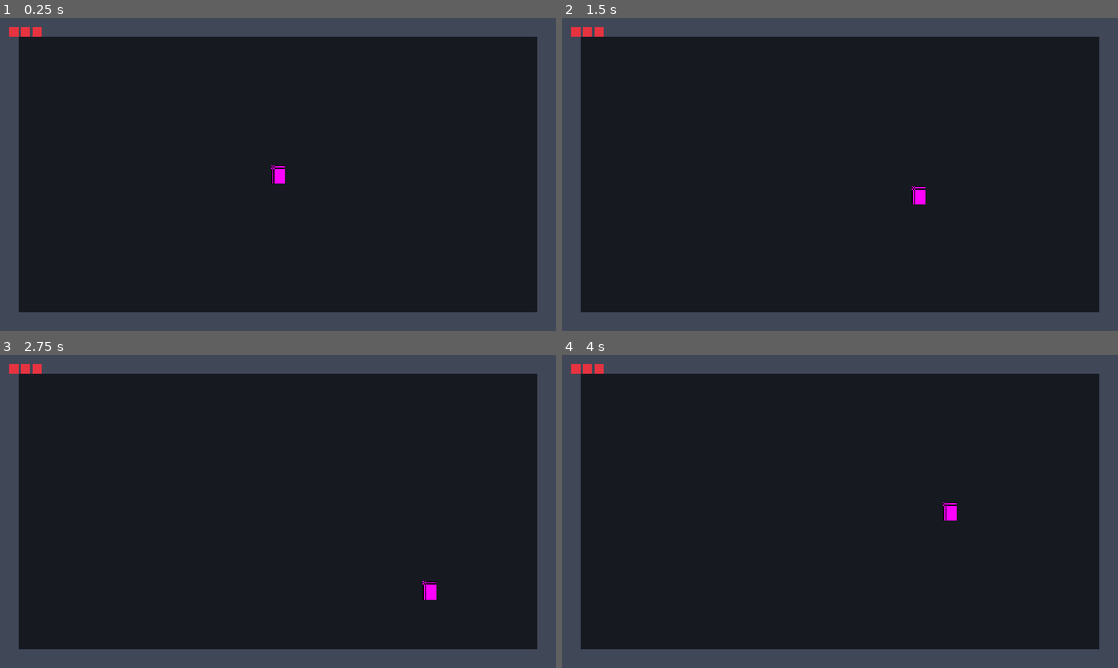
Above: before the commit, frames 1-4 (two rows, left to right).
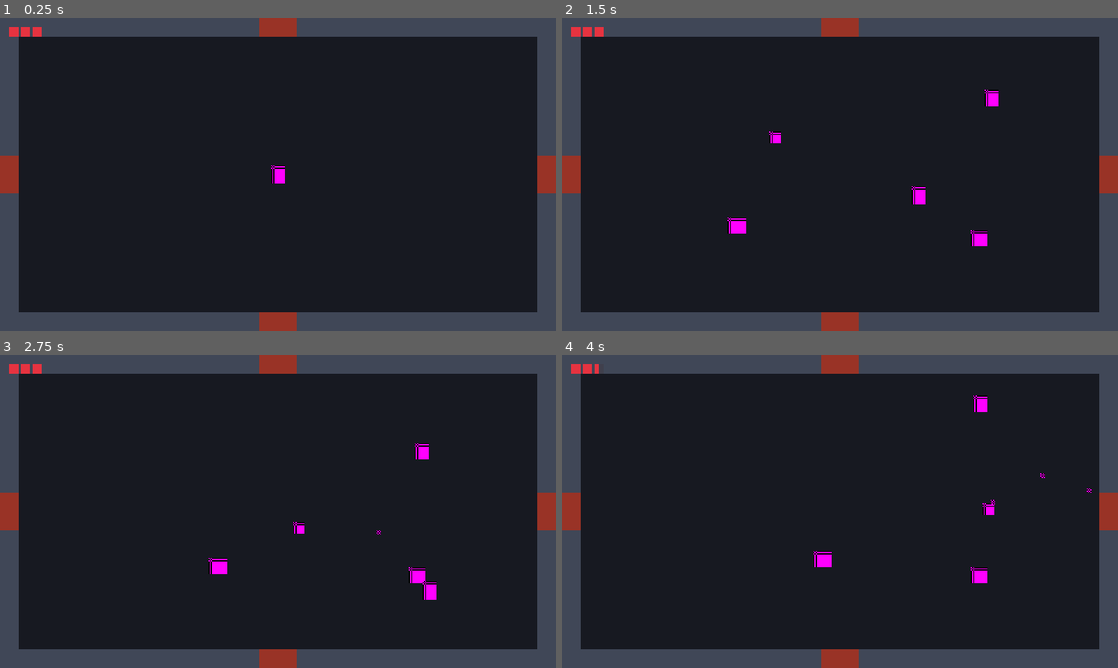
Above: after the commit, the same moments.

Repository: jaredoka/pale-orbit
Game: Godot game, scene res://scenes/main/Main.tscn
Two runs of this game, one before a commit and one after it. Both use one fixed random seed, a clock stepped at 60 frames per second and the inputs below.
Inputs:
- Up to frame 1 (0.25 s): no input
- Up to frame 2 (1.5 s): hold D (move_right) 0.53-1.28 s; hold S (move_down) from 1.28 s (still down)
- Up to frame 3 (2.75 s): release S (move_down) at 2.03 s; hold D (move_right) from 2.03 s (still down)
- Up to frame 4 (4 s): release D (move_right) at 2.78 s; hold W (move_up) 2.78-3.53 s; hold A (move_left) from 3.53 s (still down)

The runs differ from the first frame. In frame 1, 1.6% of the frame differs, in the area x 0-100%, y 0-100%; in frame 2, 2.2%; in frame 3, 2.2%; in frame 4, 2.4%.

Commit message:
T10: Room/Door lock-clear cycle, spawn markers, cleared registry; retire TestRoom
Co-Authored-By: Claude Fable 5 <noreply@anthropic.com>

Diff:
--- a/scenes/main/main.gd
+++ b/scenes/main/main.gd
@@ -1,7 +1,7 @@
 extends Node2D
-## Run orchestrator. Until T12: loads the temporary TestRoom and starts a run.
+## Run orchestrator. Until T12: loads a single Room; floor generation lands in M2.
 
-const TEST_ROOM := preload("res://scenes/rooms/TestRoom.tscn")
+const ROOM_SCENE := preload("res://scenes/rooms/Room.tscn")
 
 @onready var room_holder: Node2D = $RoomHolder
 @onready var player: CharacterBody2D = $Player
@@ -16,6 +16,6 @@
 	projectile_pool = ProjectilePool.new(projectile_layer)
 	GameState.projectile_pool = projectile_pool
 	player.projectile_pool = projectile_pool
-	room_holder.add_child(TEST_ROOM.instantiate())
+	room_holder.add_child(ROOM_SCENE.instantiate())
 	player.position = Vector2(240, 135)
 	camera.position = Vector2(240, 135)
--- /dev/null
+++ b/scenes/rooms/Door.tscn
@@ -0,0 +1,31 @@
+[gd_scene load_steps=4 format=3 uid="uid://cpaleorbitdoor1"]
+
+[ext_resource type="Script" path="res://scenes/rooms/door.gd" id="1_door"]
+
+[sub_resource type="RectangleShape2D" id="shape_trigger"]
+size = Vector2(32, 16)
+
+[sub_resource type="RectangleShape2D" id="shape_block"]
+size = Vector2(32, 16)
+
+[node name="Door" type="Area2D"]
+collision_layer = 0
+collision_mask = 2
+script = ExtResource("1_door")
+
+[node name="CollisionShape2D" type="CollisionShape2D" parent="."]
+shape = SubResource("shape_trigger")
+
+[node name="Blocker" type="StaticBody2D" parent="."]
+collision_layer = 1
+collision_mask = 0
+
+[node name="CollisionShape2D" type="CollisionShape2D" parent="Blocker"]
+shape = SubResource("shape_block")
+
+[node name="Visual" type="ColorRect" parent="."]
+offset_left = -16.0
+offset_top = -8.0
+offset_right = 16.0
+offset_bottom = 8.0
+color = Color(0.6, 0.2, 0.15, 1)
--- /dev/null
+++ b/scenes/rooms/Room.tscn
@@ -0,0 +1,114 @@
+[gd_scene load_steps=5 format=3 uid="uid://cpaleorbitroom1"]
+
+[ext_resource type="Script" path="res://scenes/rooms/room.gd" id="1_room"]
+[ext_resource type="PackedScene" path="res://scenes/rooms/Door.tscn" id="2_door"]
+
+[sub_resource type="RectangleShape2D" id="wall_h_seg"]
+size = Vector2(224, 16)
+
+[sub_resource type="RectangleShape2D" id="wall_v_seg"]
+size = Vector2(16, 119)
+
+[node name="Room" type="Node2D"]
+script = ExtResource("1_room")
+
+[node name="Floor" type="ColorRect" parent="."]
+offset_right = 480.0
+offset_bottom = 270.0
+color = Color(0.09, 0.1, 0.13, 1)
+
+[node name="Walls" type="StaticBody2D" parent="."]
+collision_layer = 1
+collision_mask = 0
+
+[node name="TopL" type="CollisionShape2D" parent="Walls"]
+position = Vector2(112, 8)
+shape = SubResource("wall_h_seg")
+
+[node name="TopR" type="CollisionShape2D" parent="Walls"]
+position = Vector2(368, 8)
+shape = SubResource("wall_h_seg")
+
+[node name="BottomL" type="CollisionShape2D" parent="Walls"]
+position = Vector2(112, 262)
+shape = SubResource("wall_h_seg")
+
+[node name="BottomR" type="CollisionShape2D" parent="Walls"]
+position = Vector2(368, 262)
+shape = SubResource("wall_h_seg")
+
+[node name="LeftT" type="CollisionShape2D" parent="Walls"]
+position = Vector2(8, 59.5)
+shape = SubResource("wall_v_seg")
+
+[node name="LeftB" type="CollisionShape2D" parent="Walls"]
+position = Vector2(8, 210.5)
+shape = SubResource("wall_v_seg")
+
+[node name="RightT" type="CollisionShape2D" parent="Walls"]
+position = Vector2(472, 59.5)
+shape = SubResource("wall_v_seg")
+
+[node name="RightB" type="CollisionShape2D" parent="Walls"]
+position = Vector2(472, 210.5)
+shape = SubResource("wall_v_seg")
+
+[node name="WallVisualTop" type="ColorRect" parent="."]
+offset_right = 480.0
+offset_bottom = 16.0
+color = Color(0.25, 0.28, 0.34, 1)
+
+[node name="WallVisualBottom" type="ColorRect" parent="."]
+offset_top = 254.0
+offset_right = 480.0
+offset_bottom = 270.0
+color = Color(0.25, 0.28, 0.34, 1)
+
+[node name="WallVisualLeft" type="ColorRect" parent="."]
+offset_right = 16.0
+offset_bottom = 270.0
+color = Color(0.25, 0.28, 0.34, 1)
+
+[node name="WallVisualRight" type="ColorRect" parent="."]
+offset_left = 464.0
+offset_right = 480.0
+offset_bottom = 270.0
+color = Color(0.25, 0.28, 0.34, 1)
+
+[node name="Doors" type="Node2D" parent="."]
+
+[node name="DoorN" parent="Doors" instance=ExtResource("2_door")]
+position = Vector2(240, 8)
+direction = Vector2i(0, -1)
+
+[node name="DoorS" parent="Doors" instance=ExtResource("2_door")]
+position = Vector2(240, 262)
+direction = Vector2i(0, 1)
+
+[node name="DoorE" parent="Doors" instance=ExtResource("2_door")]
+position = Vector2(472, 135)
+rotation = 1.5707964
+direction = Vector2i(1, 0)
+
+[node name="DoorW" parent="Doors" instance=ExtResource("2_door")]
+position = Vector2(8, 135)
+rotation = 1.5707964
+direction = Vector2i(-1, 0)
+
+[node name="Spawns" type="Node2D" parent="."]
+
+[node name="Spawn1" type="Marker2D" parent="Spawns"]
+position = Vector2(120, 80)
+metadata/enemy_scene = "res://scenes/enemies/Skitterer.tscn"
+
+[node name="Spawn2" type="Marker2D" parent="Spawns"]
+position = Vector2(360, 80)
+metadata/enemy_scene = "res://scenes/enemies/Spitter.tscn"
+
+[node name="Spawn3" type="Marker2D" parent="Spawns"]
+position = Vector2(120, 190)
+metadata/enemy_scene = "res://scenes/enemies/Blob.tscn"
+
+[node name="Spawn4" type="Marker2D" parent="Spawns"]
+position = Vector2(360, 190)
+metadata/enemy_scene = "res://scenes/enemies/BioTurret.tscn"
--- a/scenes/rooms/TestRoom.tscn
+++ /dev/null
@@ -1,56 +0,0 @@
-[gd_scene load_steps=3 format=3 uid="uid://cpaleorbittestrm"]
-
-[sub_resource type="RectangleShape2D" id="wall_h"]
-size = Vector2(480, 16)
-
-[sub_resource type="RectangleShape2D" id="wall_v"]
-size = Vector2(16, 270)
-
-[node name="TestRoom" type="Node2D"]
-
-[node name="Floor" type="ColorRect" parent="."]
-offset_right = 480.0
-offset_bottom = 270.0
-color = Color(0.09, 0.1, 0.13, 1)
-
-[node name="Walls" type="StaticBody2D" parent="."]
-collision_layer = 1
-collision_mask = 0
-
-[node name="Top" type="CollisionShape2D" parent="Walls"]
-position = Vector2(240, 8)
-shape = SubResource("wall_h")
-
-[node name="Bottom" type="CollisionShape2D" parent="Walls"]
-position = Vector2(240, 262)
-shape = SubResource("wall_h")
-
-[node name="Left" type="CollisionShape2D" parent="Walls"]
-position = Vector2(8, 135)
-shape = SubResource("wall_v")
-
-[node name="Right" type="CollisionShape2D" parent="Walls"]
-position = Vector2(472, 135)
-shape = SubResource("wall_v")
-
-[node name="WallVisualTop" type="ColorRect" parent="."]
-offset_right = 480.0
-offset_bottom = 16.0
-color = Color(0.25, 0.28, 0.34, 1)
-
-[node name="WallVisualBottom" type="ColorRect" parent="."]
-offset_top = 254.0
-offset_right = 480.0
-offset_bottom = 270.0
-color = Color(0.25, 0.28, 0.34, 1)
-
-[node name="WallVisualLeft" type="ColorRect" parent="."]
-offset_right = 16.0
-offset_bottom = 270.0
-color = Color(0.25, 0.28, 0.34, 1)
-
-[node name="WallVisualRight" type="ColorRect" parent="."]
-offset_left = 464.0
-offset_right = 480.0
-offset_bottom = 270.0
-color = Color(0.25, 0.28, 0.34, 1)
--- /dev/null
+++ b/scenes/rooms/door.gd
@@ -0,0 +1,39 @@
+extends Area2D
+## Door: locked = solid (Blocker on) + closed visual; unlocked = trigger for room transition.
+
+signal player_entered(direction: Vector2i)
+
+const COLOR_LOCKED := Color(0.6, 0.2, 0.15)
+const COLOR_OPEN := Color(0.2, 0.7, 0.4)
+
+@export var direction: Vector2i = Vector2i.UP
+
+var locked: bool = true
+
+@onready var blocker_shape: CollisionShape2D = $Blocker/CollisionShape2D
+@onready var visual: ColorRect = $Visual
+
+
+func _ready() -> void:
+	body_entered.connect(_on_body_entered)
+	_apply_state()
+
+
+func lock() -> void:
+	locked = true
+	_apply_state()
+
+
+func open() -> void:
+	locked = false
+	_apply_state()
+
+
+func _apply_state() -> void:
+	blocker_shape.set_deferred("disabled", not locked)
+	visual.color = COLOR_LOCKED if locked else COLOR_OPEN
+
+
+func _on_body_entered(body: Node2D) -> void:
+	if not locked and body.is_in_group("player"):
+		player_entered.emit(direction)
--- /dev/null
+++ b/scenes/rooms/room.gd
@@ -0,0 +1,66 @@
+extends Node2D
+## Room: locks doors while enemies live, opens on clear, persists via GameState.cleared
+## (RM-1, RM-2). Spawn markers carry an "enemy_scene" metadata path.
+
+const TELEGRAPH_TIME := 0.4
+
+@export var coord: Vector2i = Vector2i.ZERO
+
+var _alive: int = 0
+var _started: bool = false
+
+@onready var doors: Array[Node] = $Doors.get_children()
+@onready var spawns: Node2D = $Spawns
+
+
+func _ready() -> void:
+	if GameState.cleared.get(coord, false):
+		_open_all()
+	else:
+		_start_encounter()
+
+
+func _start_encounter() -> void:
+	var markers := spawns.get_children()
+	if markers.is_empty():
+		_clear_room()
+		return
+	_lock_all()
+	await get_tree().create_timer(TELEGRAPH_TIME).timeout  # telegraph poof window
+	for marker in markers:
+		var scene: PackedScene = load(marker.get_meta("enemy_scene"))
+		var enemy: EnemyBase = scene.instantiate()
+		enemy.position = marker.position
+		add_child(enemy)
+		_register(enemy)
+	_started = true
+	if _alive == 0:
+		_clear_room()
+
+
+func _register(enemy: EnemyBase) -> void:
+	_alive += 1
+	enemy.died.connect(_on_enemy_died)
+	enemy.spawned.connect(_register)
+
+
+func _on_enemy_died(_enemy: EnemyBase) -> void:
+	_alive -= 1
+	if _started and _alive <= 0:
+		_clear_room()
+
+
+func _clear_room() -> void:
+	_open_all()
+	GameState.cleared[coord] = true
+	GameState.room_cleared.emit(coord)
+
+
+func _lock_all() -> void:
+	for door in doors:
+		door.lock()
+
+
+func _open_all() -> void:
+	for door in doors:
+		door.open()
Not shown, added: scenes/rooms/door.gd.uid
Not shown, added: scenes/rooms/room.gd.uid
Not shown, changed: docs/ARCHITECTURE.md
Not shown, changed: docs/TASKS.md
